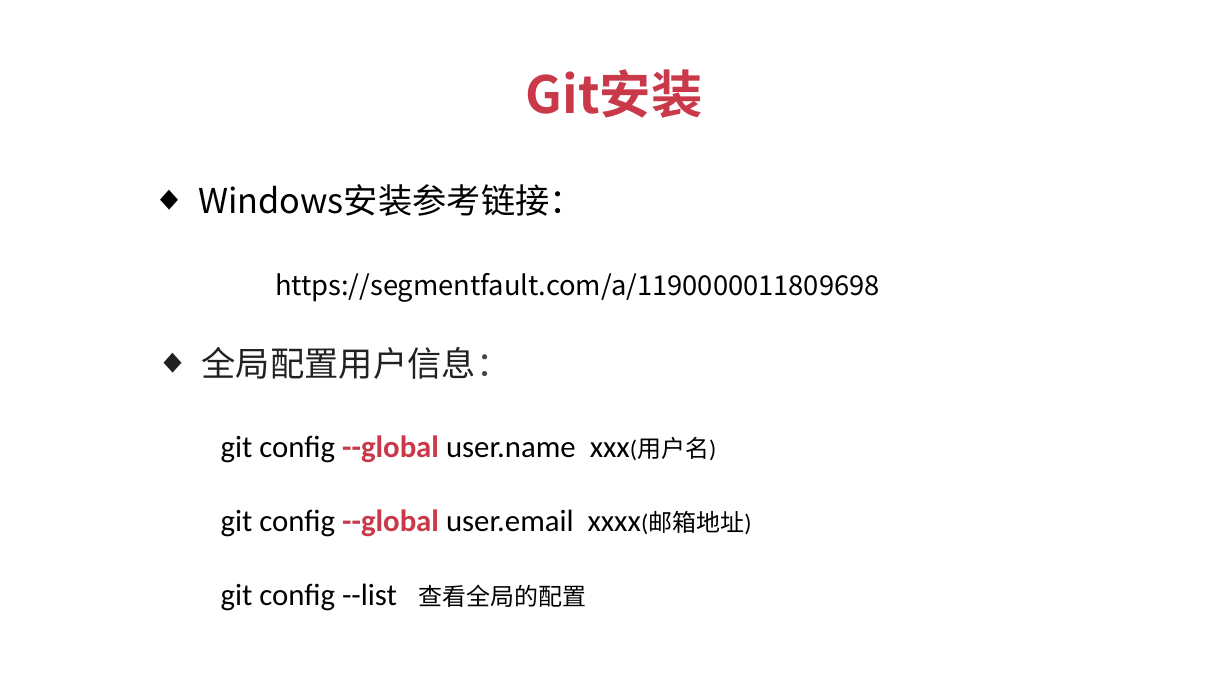
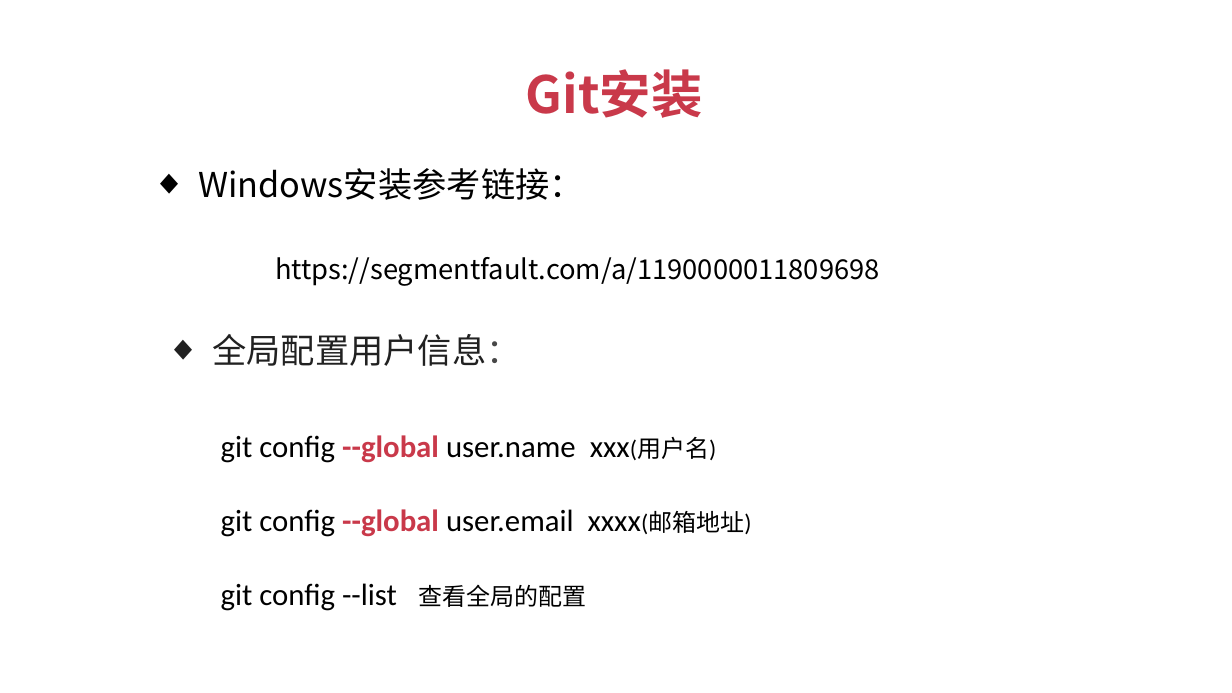
Before and after one commit to JSFFZL/Courseware-PPT, a slide deck: slide 8 of git.pptx (slide 11 before the commit). Drawn at 1232x693 pixels with LibreOffice and Linux fonts; fonts in the diff are those of the drawing; background and template pictures are left out. Boxes give left, top, right and bottom in pixels: in the first picture for what was removed or moved away, otherwise in the second. Text is boxed around its words. In the diff, an @@ line names an element or a change of style, - is before the commit and + after.

```diff
--- a/git.pptx
+++ b/git.pptx
@@ text "Windows安装参考链接：": place and size @@
-text "Windows安装参考链接：" at box(198, 184, 880, 302)
+text "Windows安装参考链接：" at box(198, 168, 880, 286)
@@ text "全局配置用户信息：": place and size @@
-text "全局配置用户信息：" at box(202, 347, 511, 379)
+text "全局配置用户信息：" at box(212, 334, 521, 366)
```
Also in this commit, not shown: 2 other slides changed, 1 slide added, 1 slide removed, 3 other files.
